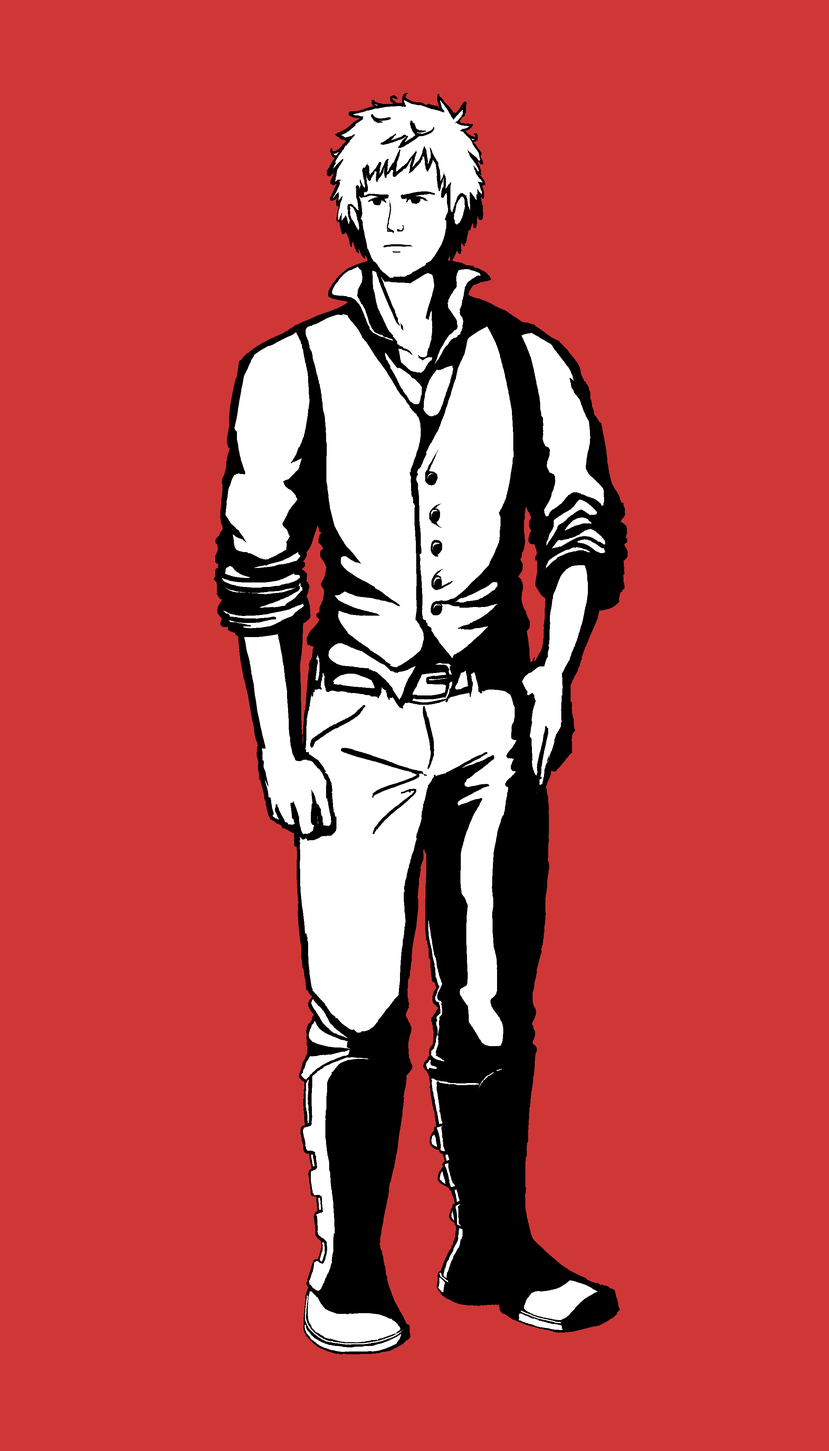
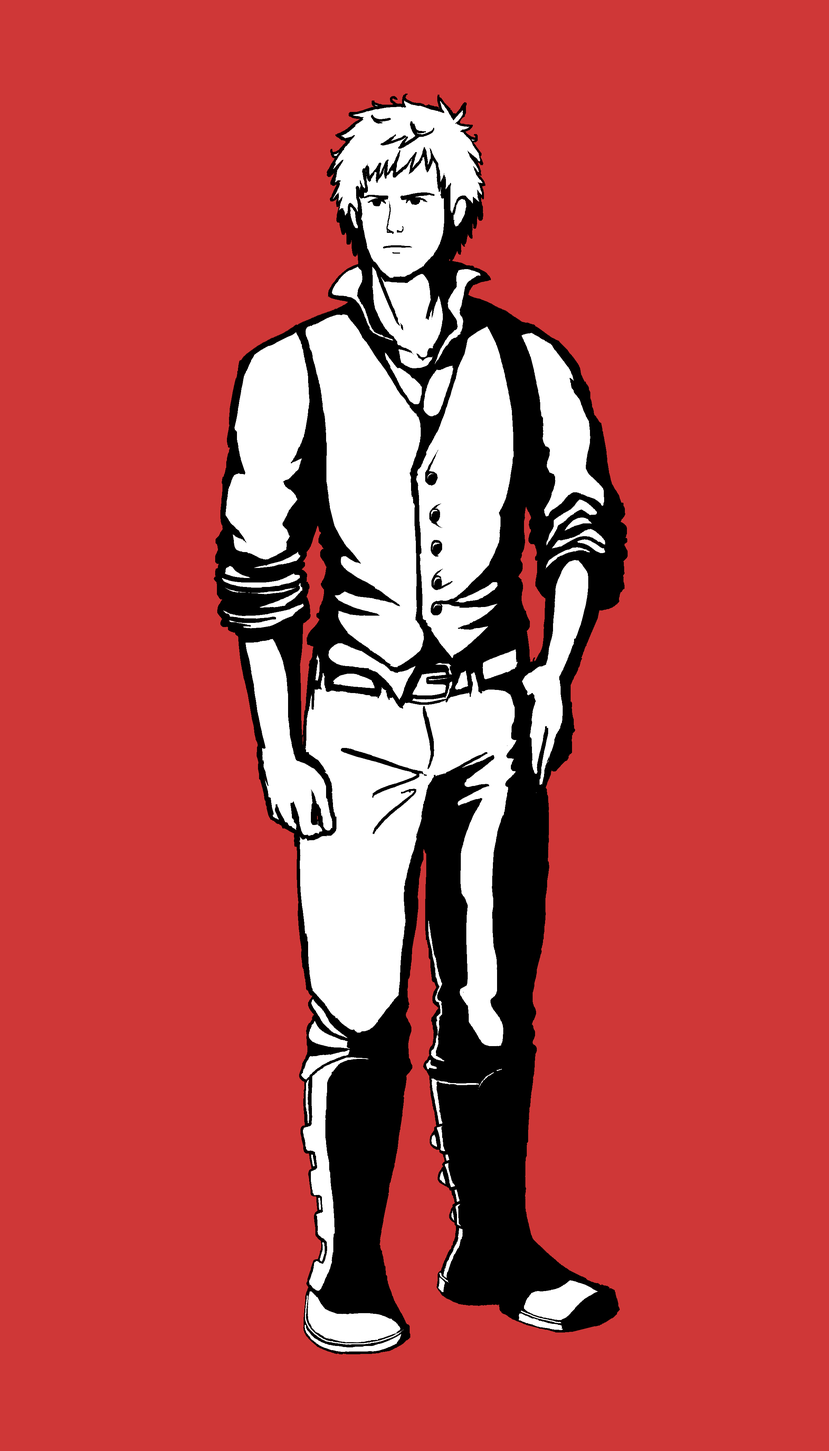
The second (829, 1451) image is a revision of the first. Changes to its layers:
painted on "shorthair" over [326, 92, 486, 272]
renamed "face2" to "face", painted on it over [363, 191, 455, 268]
added layer "Layer 5" above "pants" over [311, 649, 518, 705]
painted on "pants" over [310, 649, 518, 748]
painted on "body" over [213, 92, 628, 836]
showed "Background" over [213, 92, 628, 836]
